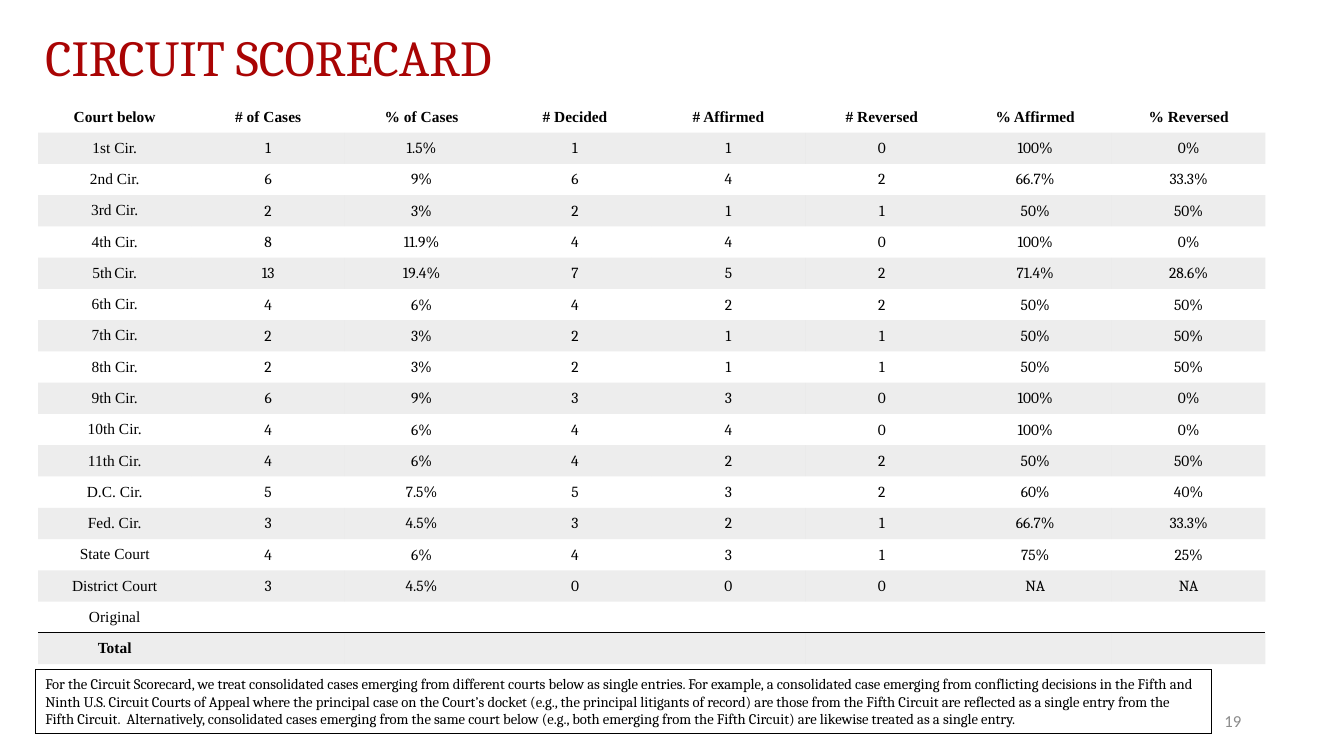
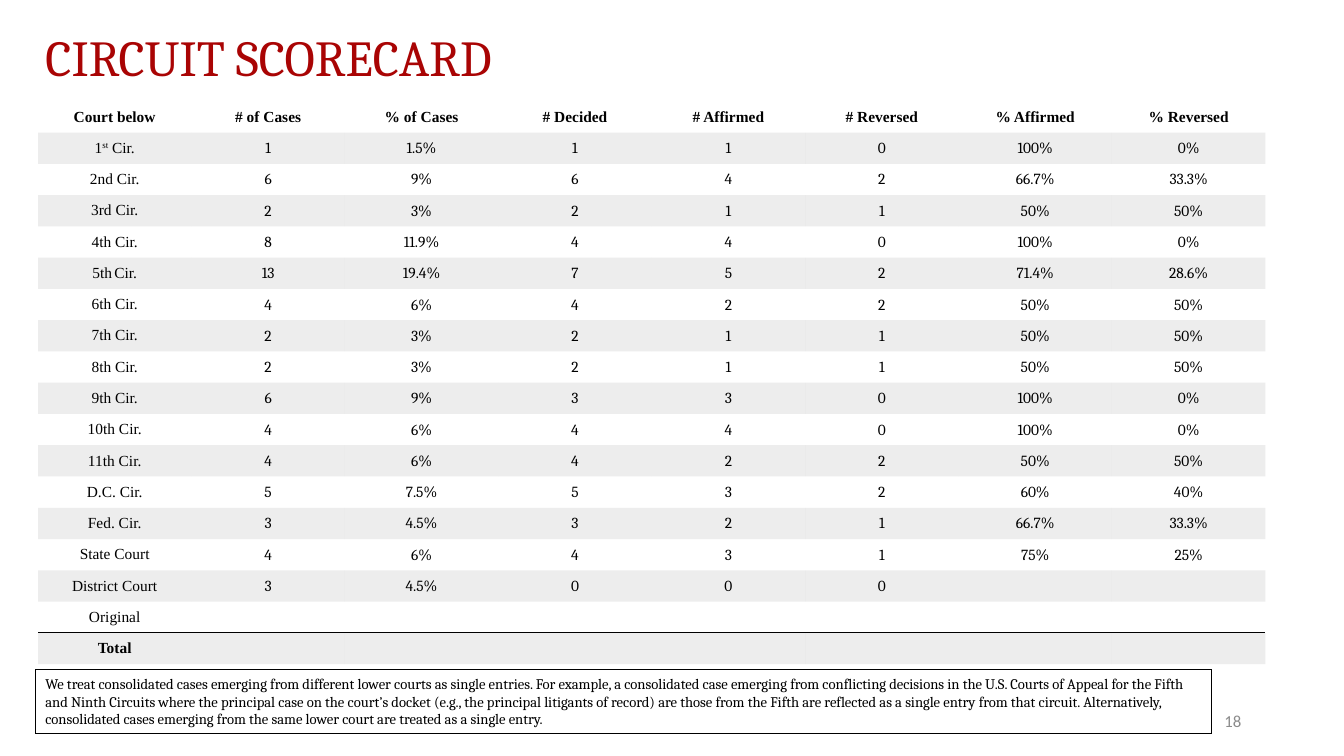
Before and after one commit to JakeTruscott/scotuswatch, a slide deck: slide 18 of Stat Reviews/OT24_StatReview/compilation/SCOTUSBlog/statpack_OT24.pptx (slide 19 before the commit). Drawn at 1344x756 pixels with LibreOffice and Linux fonts; fonts in the diff are those of the drawing. Boxes give left, top, right and bottom in pixels: in the first picture for what was removed or moved away, otherwise in the second. Text is boxed around its words. In the diff, an @@ line names an element or a change of style, - is before the commit and + after.

```diff
--- a/Stat Reviews/OT24_StatReview/compilation/SCOTUSBlog/statpack_OT24.pptx
+++ b/Stat Reviews/OT24_StatReview/compilation/SCOTUSBlog/statpack_OT24.pptx
@@ table at (38,101,1264,664) @@
-row 16, column 7: NA
+row 16, column 7: 
-row 16, column 8: NA
+row 16, column 8: 
@@ now superscript in "1st" @@
@@ text in rectangle at (45,678,1183,728): text changed @@
-For the Circuit Scorecard, we treat consolidated cases emerging from different courts below as single entries. For example, a consolidated case emerging from conflicting decisions in the Fifth and Ninth U.S. Circuit Courts of Appeal where the principal case on the Court’s docket (e.g., the principal litigants of record) are those from the Fifth Circuit are reflected as a single entry from the Fifth Circuit. Alternatively, consolidated cases emerging from the same court below (e.g., both emerging from the Fifth Circuit) are likewise treated as a single entry.
+We treat consolidated cases emerging from different lower courts as single entries. For example, a consolidated case emerging from conflicting decisions in the U.S. Courts of Appeal for the Fifth and Ninth Circuits where the principal case on the court’s docket (e.g., the principal litigants of record) are those from the Fifth are reflected as a single entry from that circuit. Alternatively, consolidated cases emerging from the same lower court are treated as a single entry.
@@ page number at (1224,715,1241,727): text changed @@
-19
+18
```
Also in this commit, not shown: 20 other slides changed, 1 slide removed, 9 other files.
